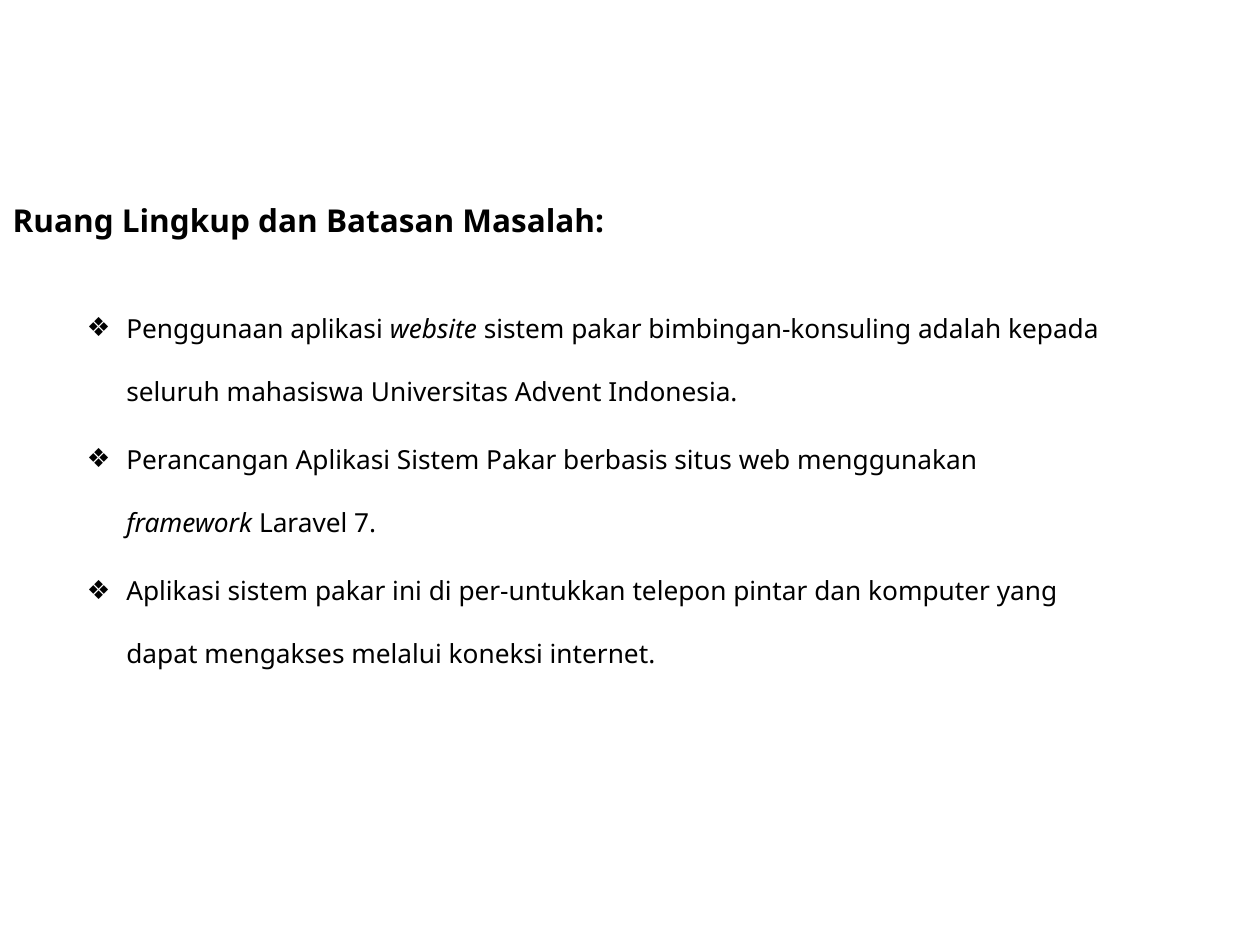
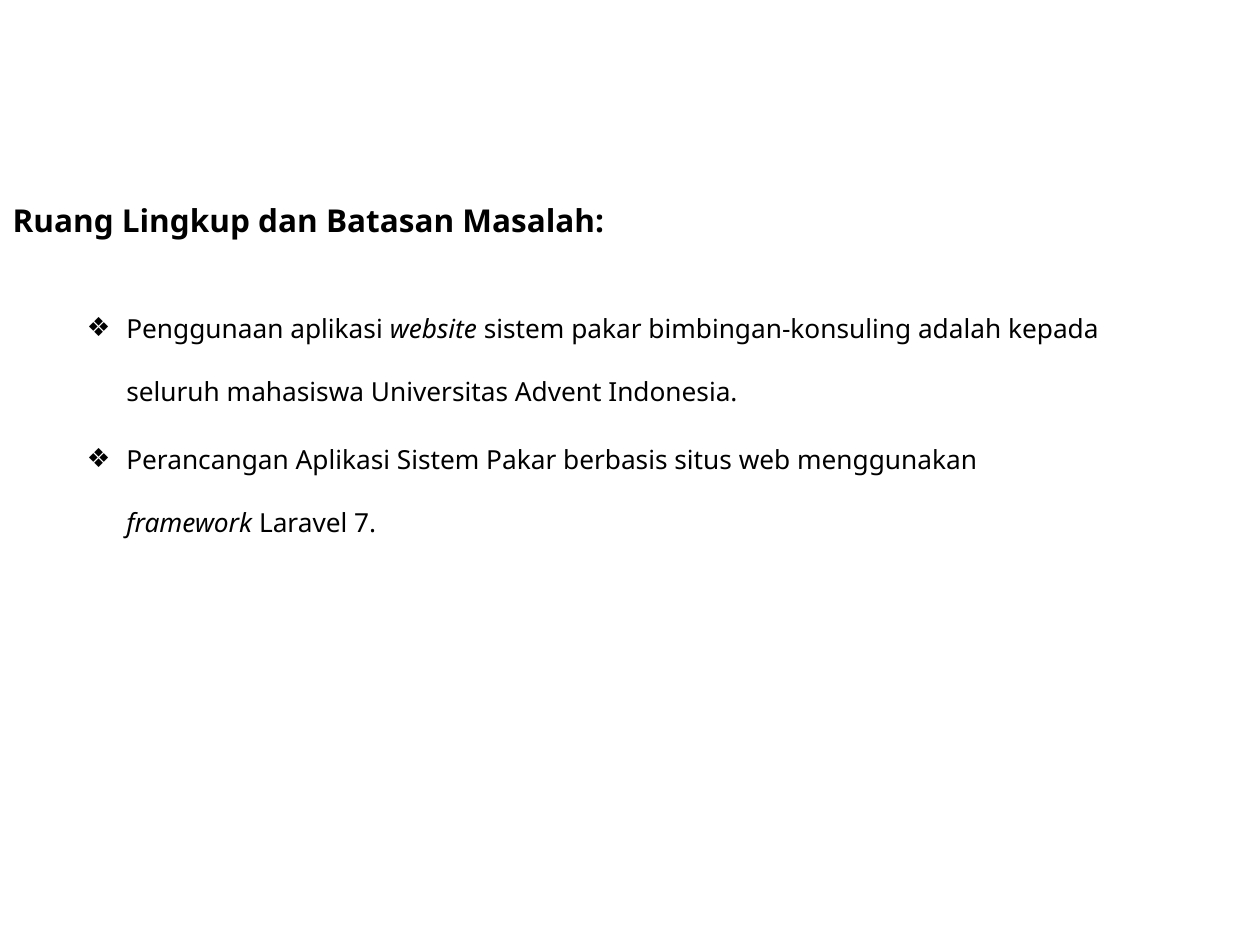
Before and after one commit to DoengJoeng/Skripsi, a slide deck: slide 6 of File Jurnal & point revisi/Persentasi Sistem Pakar.pptx. Drawn at 1260x945 pixels with LibreOffice and Linux fonts; fonts in the diff are those of the drawing; background and template pictures are left out. Boxes give left, top, right and bottom in pixels: in the first picture for what was removed or moved away, otherwise in the second. Text is boxed around its words. In the diff, an @@ line names an element or a change of style, - is before the commit and + after.

Commit message:
perubahan persentasi aplikasi

```diff
--- a/File Jurnal & point revisi/Persentasi Sistem Pakar.pptx
+++ b/File Jurnal & point revisi/Persentasi Sistem Pakar.pptx
@@ subtitle at box(126, 580, 1057, 670): paragraph removed @@
-❖ Aplikasi sistem pakar ini di per-untukkan telepon pintar dan komputer yang dapat mengakses melalui koneksi internet.
```
Also in this commit, not shown: 2 other slides changed, 7 slides added.
